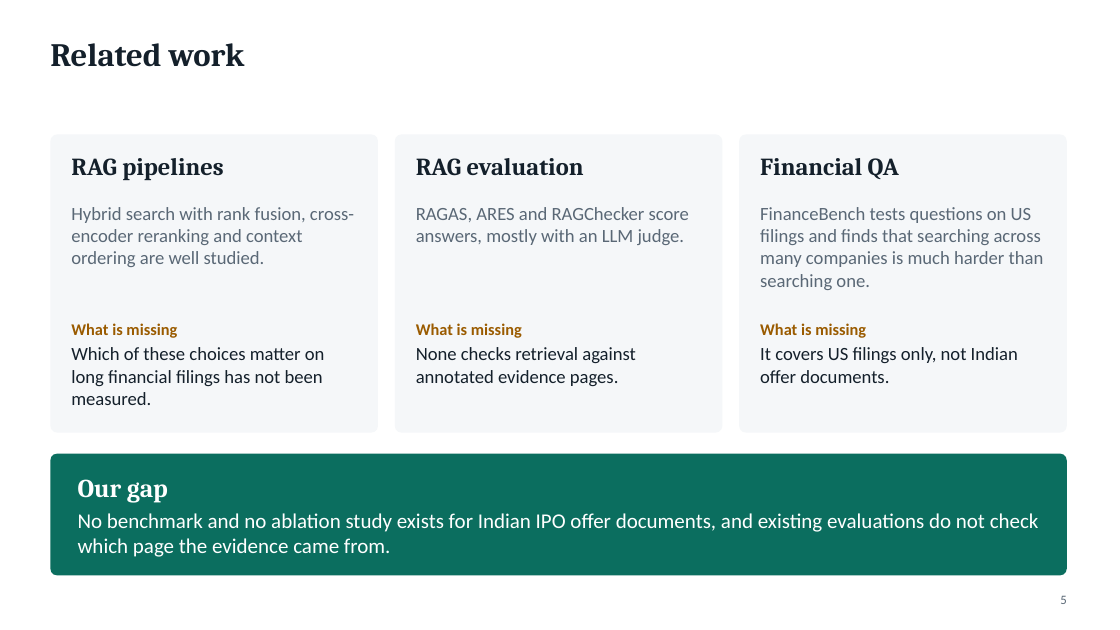
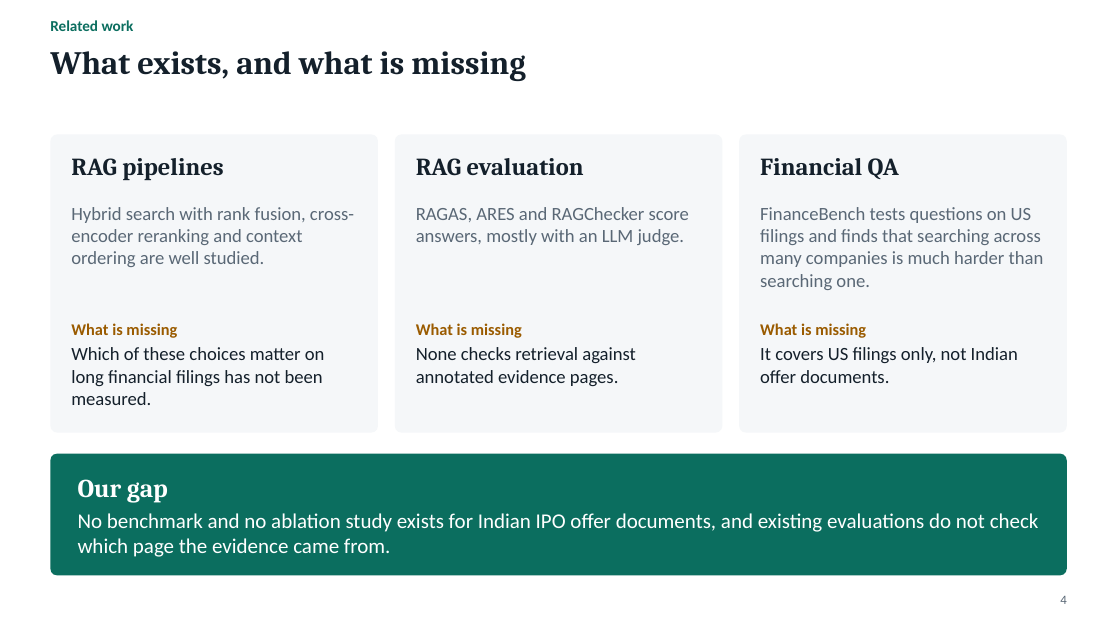
Before and after one commit to DarkkReaper007/RAG-for-financial-analysis, a slide deck: slide 4 of paper/slides.pptx (slide 5 before the commit). Drawn at 1120x630 pixels with LibreOffice and Linux fonts; fonts in the diff are those of the drawing. Boxes give left, top, right and bottom in pixels: in the first picture for what was removed or moved away, otherwise in the second. Text is boxed around its words. In the diff, an @@ line names an element or a change of style, - is before the commit and + after.

```diff
--- a/paper/slides.pptx
+++ b/paper/slides.pptx
@@ text "Related work": place and size @@
-text "Related work" at [50,43,245,67]
+text "Related work" at [50,20,134,31]
@@ text "Related work" at [50,20,134,31]: size 28 to 13 pt, font Cambria to Calibri, text colour #14202B to #0B6E5F @@
@@ text added at [50,51,525,81], 28 pt, text #14202B, bold @@
+What exists, and what is missing
@@ text at [1060,596,1066,604]: text changed @@
-5
+4
```
Also in this commit, not shown: 20 other slides changed, 4 slides removed, 3 other files.
